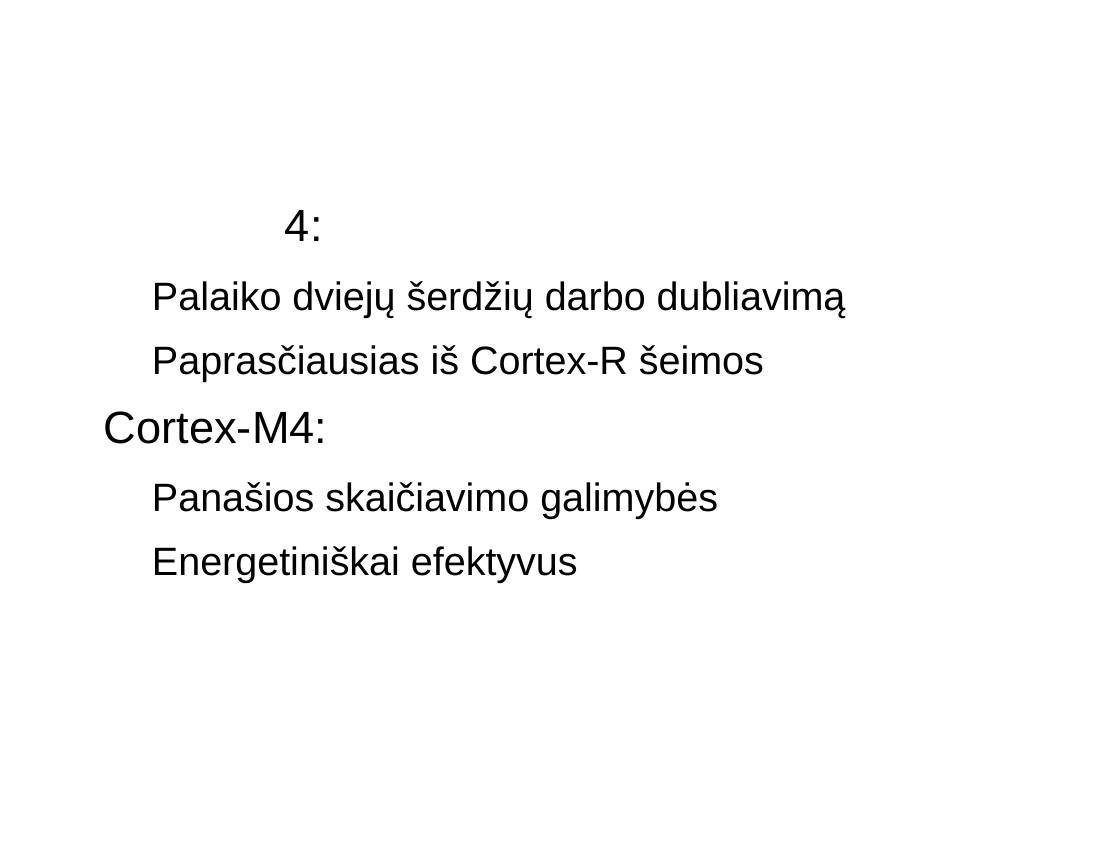
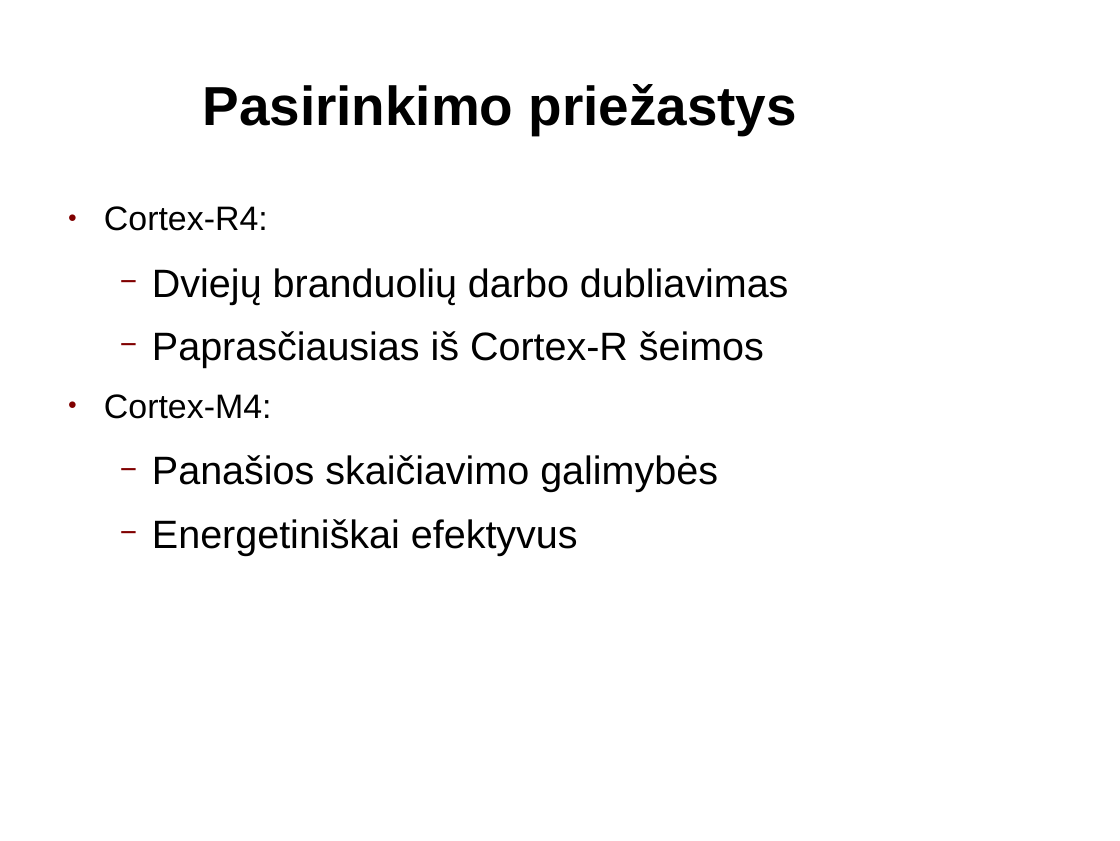
Before and after one commit to kurmis/bakis, a slide deck: slide 4 of pristatymas bak/Mindaugas Kurmauskas.odp. Drawn at 1120x841 pixels with LibreOffice and Linux fonts; fonts in the diff are those of the drawing; background and template pictures are left out. Boxes give left, top, right and bottom in pixels: in the first picture for what was removed or moved away, otherwise in the second. Text is boxed around its words. In the diff, an @@ line names an element or a change of style, - is before the commit and + after.

```diff
--- a/pristatymas bak/Mindaugas Kurmauskas.odp
+++ b/pristatymas bak/Mindaugas Kurmauskas.odp
@@ title "Pasirinkimo priežastys" moved from (x1=56, y1=34, x2=1064, y2=174) to (x1=203, y1=84, x2=797, y2=135) @@
@@ title "Pasirinkimo priežastys" at (x1=203, y1=84, x2=797, y2=135): size 44 to 38.9 pt, text colour #FFFFFF to #000000, bold on @@
@@ text at (x1=104, y1=206, x2=764, y2=555): size 32 to 24 pt in "Cortex-R4:", "Cortex-M4:"; text colour #FFFFFF to #000000 in "Cortex-R4:"; bullet colour #FFFFFF to #800000; indent changed @@
@@ text at (x1=152, y1=268, x2=789, y2=304): text changed @@
-  − Palaiko dviejų šerdžių darbo dubliavimą
+  − Dviejų branduolių darbo dubliavimas
```
Also in this commit, not shown: 13 other slides changed, 6 other files.
